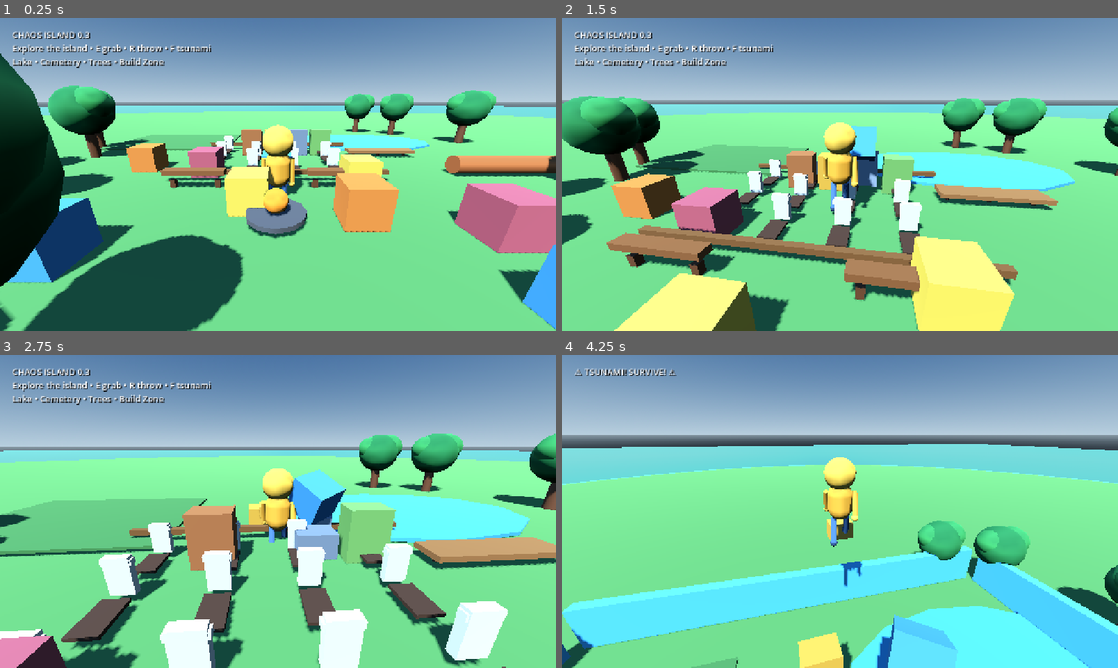
Above: before the commit, frames 1-4 (two rows, left to right).
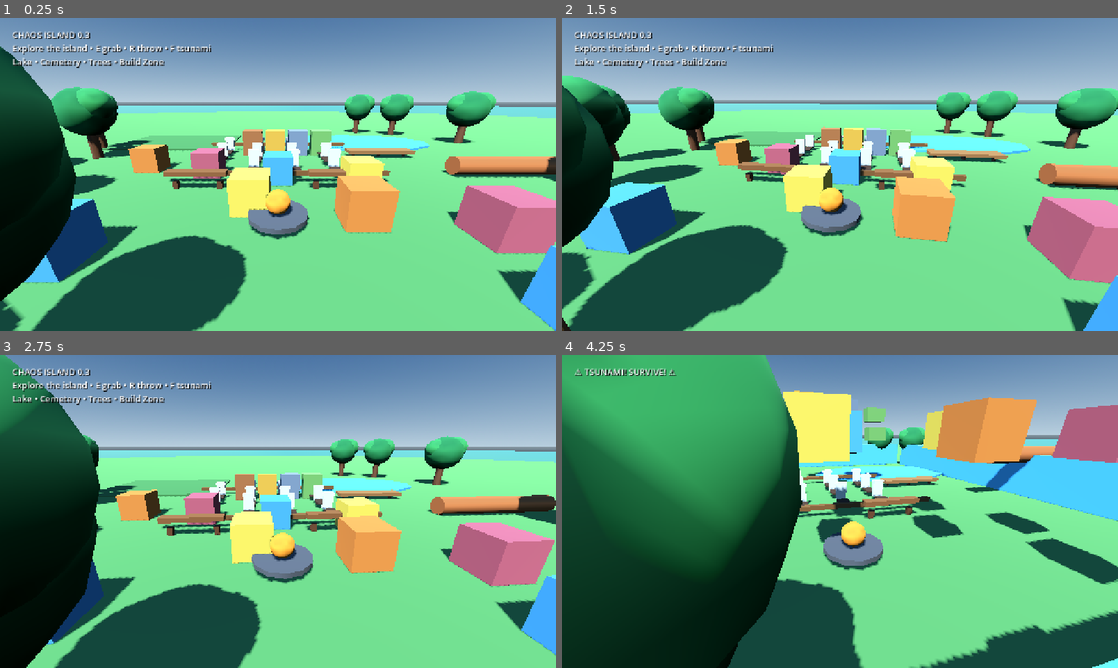
Above: after the commit, the same moments.

Repository: manojoffl-git/chaos-island-build
Game: Godot game, scene res://scenes/Main.tscn
Same seed, same stepped clock (60 frames per second), same inputs: the game is played once before the commit and once after it.
Inputs (mouse positions are in pixels of both pictures, inside the frame that each line leads up to):
- Up to frame 1 (0.25 s): no input
- Up to frame 2 (1.5 s): tap Enter at 0.5 s; move the mouse to (867, 174) at 0.52 s; hold W (move_forward) from 0.53 s (still down); tap E (grab) at 0.6 s; click (867, 174) at 0.67 s; tap Space (jump) at 0.77 s; tap R (throw) at 0.8, 1.35 s; move the mouse to (812, 174) at 1.27 s
- Up to frame 3 (2.75 s): keep holding W (move_forward); tap Space (jump) at 1.52 s; tap E (grab) at 1.55, 2.1 s; move the mouse to (289, 505) at 2.02 s; tap R (throw) at 2.3 s
- Up to frame 4 (4.25 s): keep holding W (move_forward); move the mouse to (834, 517) at 2.77 s; tap R (throw) at 2.85, 3.8 s; click (834, 517) at 2.92 s; tap Space (jump) at 3.02, 3.77 s; tap E (grab) at 3.05 s; move the mouse to (878, 514) at 3.52 s; tap F at 3.6 s

The runs differ from the first frame. In frame 1, 8.7% of the frame differs, in the area x 0-100%, y 9-100%; in frame 2, 54%; in frame 3, 53%; in frame 4, 79%, in the area x 0-100%, y 0-100%.
Error after the commit: Invalid access to property or key 'rotation' on a base object of type 'null instance'. (res://scripts/player.gd:74)

Commit message:
Stop runtime player mesh creation and use permanent scene meshes

Diff:
--- a/scripts/player.gd
+++ b/scripts/player.gd
@@ -10,8 +10,6 @@
 var held: RigidBody3D = null
 var camera_pitch: float = -0.34
 var walk_time: float = 0.0
-var was_moving: bool = false
-var visual_root: Node3D
 var left_arm: Node3D
 var right_arm: Node3D
 var left_leg: Node3D
@@ -26,104 +24,12 @@
     camera.current = true
     camera.position = Vector3(0.0, camera_height, camera_distance)
     camera.rotation = Vector3(camera_pitch, 0.0, 0.0)
-    build_character()
-
-func make_mat(color: Color) -> StandardMaterial3D:
-    var material: StandardMaterial3D = StandardMaterial3D.new()
-    material.albedo_color = color
-    material.roughness = 0.82
-    return material
-
-func add_capsule(parent: Node3D, radius: float, height: float, color: Color, pos: Vector3, node_name: String) -> MeshInstance3D:
-    var mesh_node: MeshInstance3D = MeshInstance3D.new()
-    mesh_node.name = node_name
-    var mesh: CapsuleMesh = CapsuleMesh.new()
-    mesh.radius = radius
-    mesh.height = height
-    mesh.radial_segments = 12
-    mesh.rings = 4
-    mesh_node.mesh = mesh
-    mesh_node.material_override = make_mat(color)
-    mesh_node.position = pos
-    parent.add_child(mesh_node)
-    return mesh_node
-
-func add_sphere(parent: Node3D, radius: float, color: Color, pos: Vector3, node_name: String) -> MeshInstance3D:
-    var mesh_node: MeshInstance3D = MeshInstance3D.new()
-    mesh_node.name = node_name
-    var mesh: SphereMesh = SphereMesh.new()
-    mesh.radius = radius
-    mesh.height = radius * 2.0
-    mesh.radial_segments = 16
-    mesh.rings = 8
-    mesh_node.mesh = mesh
-    mesh_node.material_override = make_mat(color)
-    mesh_node.position = pos
-    parent.add_child(mesh_node)
-    return mesh_node
-
-func add_limb(pivot: Node3D, length: float, radius: float, color: Color, name: String) -> void:
-    var limb: MeshInstance3D = MeshInstance3D.new()
-    limb.name = name
-    var mesh: CylinderMesh = CylinderMesh.new()
-    mesh.top_radius = radius
-    mesh.bottom_radius = radius * 1.08
-    mesh.height = length
-    mesh.radial_segments = 10
-    limb.mesh = mesh
-    limb.material_override = make_mat(color)
-    limb.position = Vector3(0.0, -length * 0.5, 0.0)
-    pivot.add_child(limb)
-
-func build_character() -> void:
-    visual_root = Node3D.new()
-    visual_root.name = "CharacterVisual"
-    add_child(visual_root)
-
-    body_visual = Node3D.new()
-    body_visual.name = "CapsuleBody"
-    body_visual.position = Vector3(0, 1.25, 0)
-    visual_root.add_child(body_visual)
-    add_capsule(body_visual, 0.55, 1.65, Color("#e8a63b"), Vector3.ZERO, "Body")
-
-    head_visual = Node3D.new()
-    head_visual.name = "SphereHead"
-    head_visual.position = Vector3(0, 2.45, 0)
-    visual_root.add_child(head_visual)
-    add_sphere(head_visual, 0.68, Color("#f1bd4d"), Vector3.ZERO, "Head")
-
-    add_sphere(head_visual, 0.09, Color("#20252b"), Vector3(-0.23, 0.10, -0.60), "LeftEye")
-    add_sphere(head_visual, 0.09, Color("#20252b"), Vector3(0.23, 0.10, -0.60), "RightEye")
-    var beak: MeshInstance3D = add_sphere(head_visual, 0.16, Color("#d46f32"), Vector3(0, -0.08, -0.68), "Beak")
-    beak.scale = Vector3(1.35, 0.65, 1.0)
-
-    left_arm = Node3D.new()
-    left_arm.name = "LeftArm"
-    left_arm.position = Vector3(-0.62, 1.72, 0)
-    visual_root.add_child(left_arm)
-    add_limb(left_arm, 1.15, 0.12, Color("#e8a63b"), "ThinArm")
-    add_sphere(left_arm, 0.15, Color("#f1bd4d"), Vector3(0, -1.15, 0), "Hand")
-
-    right_arm = Node3D.new()
-    right_arm.name = "RightArm"
-    right_arm.position = Vector3(0.62, 1.72, 0)
-    visual_root.add_child(right_arm)
-    add_limb(right_arm, 1.15, 0.12, Color("#e8a63b"), "ThinArm")
-    add_sphere(right_arm, 0.15, Color("#f1bd4d"), Vector3(0, -1.15, 0), "Hand")
-
-    left_leg = Node3D.new()
-    left_leg.name = "LeftLeg"
-    left_leg.position = Vector3(-0.27, 0.55, 0)
-    visual_root.add_child(left_leg)
-    add_limb(left_leg, 1.15, 0.13, Color("#4d7199"), "ThinLeg")
-    add_sphere(left_leg, 0.16, Color("#354c69"), Vector3(0, -1.16, -0.12), "Foot")
-
-    right_leg = Node3D.new()
-    right_leg.name = "RightLeg"
-    right_leg.position = Vector3(0.27, 0.55, 0)
-    visual_root.add_child(right_leg)
-    add_limb(right_leg, 1.15, 0.13, Color("#4d7199"), "ThinLeg")
-    add_sphere(right_leg, 0.16, Color("#354c69"), Vector3(0, -1.16, -0.12), "Foot")
+    left_arm = $CharacterVisual/LeftArm
+    right_arm = $CharacterVisual/RightArm
+    left_leg = $CharacterVisual/LeftLeg
+    right_leg = $CharacterVisual/RightLeg
+    body_visual = $CharacterVisual/Body
+    head_visual = $CharacterVisual/Head
 
 func _unhandled_input(event: InputEvent) -> void:
     if event is InputEventMouseMotion and Input.mouse_mode == Input.MOUSE_MODE_CAPTURED:
@@ -171,9 +77,6 @@
         right_leg.rotation.x = lerp(right_leg.rotation.x, 0.0, delta * 8.0)
         walk_time = 0.0
 
-    # Tap E once to grab. Tap E again to drop. No holding required.
-    # While held, the object follows the player every physics frame.
-    # R throws the held object from the player's current position.
     if Input.is_action_just_pressed("grab"):
         if held == null:
             grab_nearest_block()
@@ -211,8 +114,6 @@
     if not is_instance_valid(held):
         held = null
         return
-    # Recalculate the held position from the player's current transform,
-    # so it follows correctly while walking and turning.
     held.global_position = global_position + (-global_transform.basis.z * 2.0) + Vector3.UP * 1.25
     held.global_rotation = Vector3.ZERO
 
@@ -228,7 +129,6 @@
     if not is_instance_valid(held):
         held = null
         return
-    # Make sure the object is at the player's current hand position before throwing.
     move_held_block()
     var block: RigidBody3D = held
     held = null
